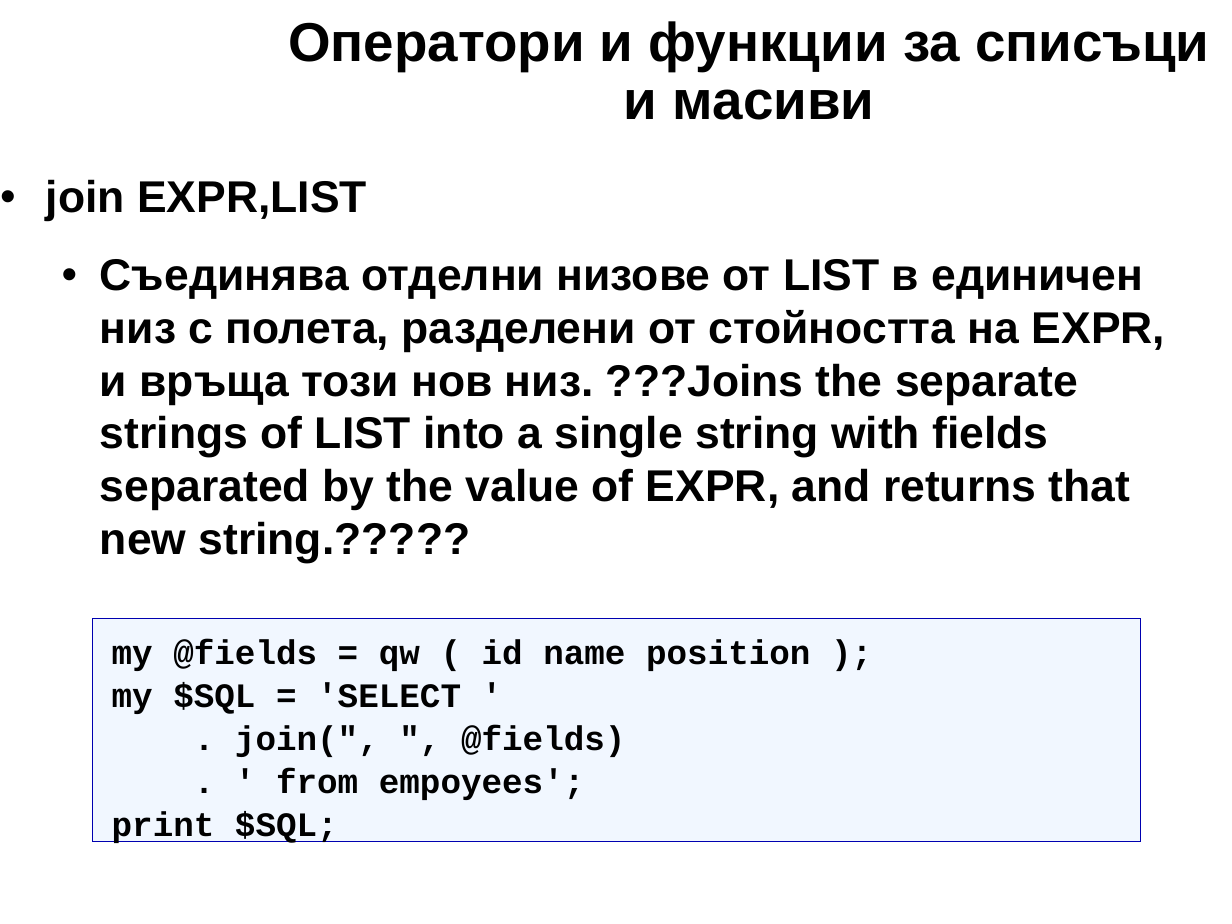
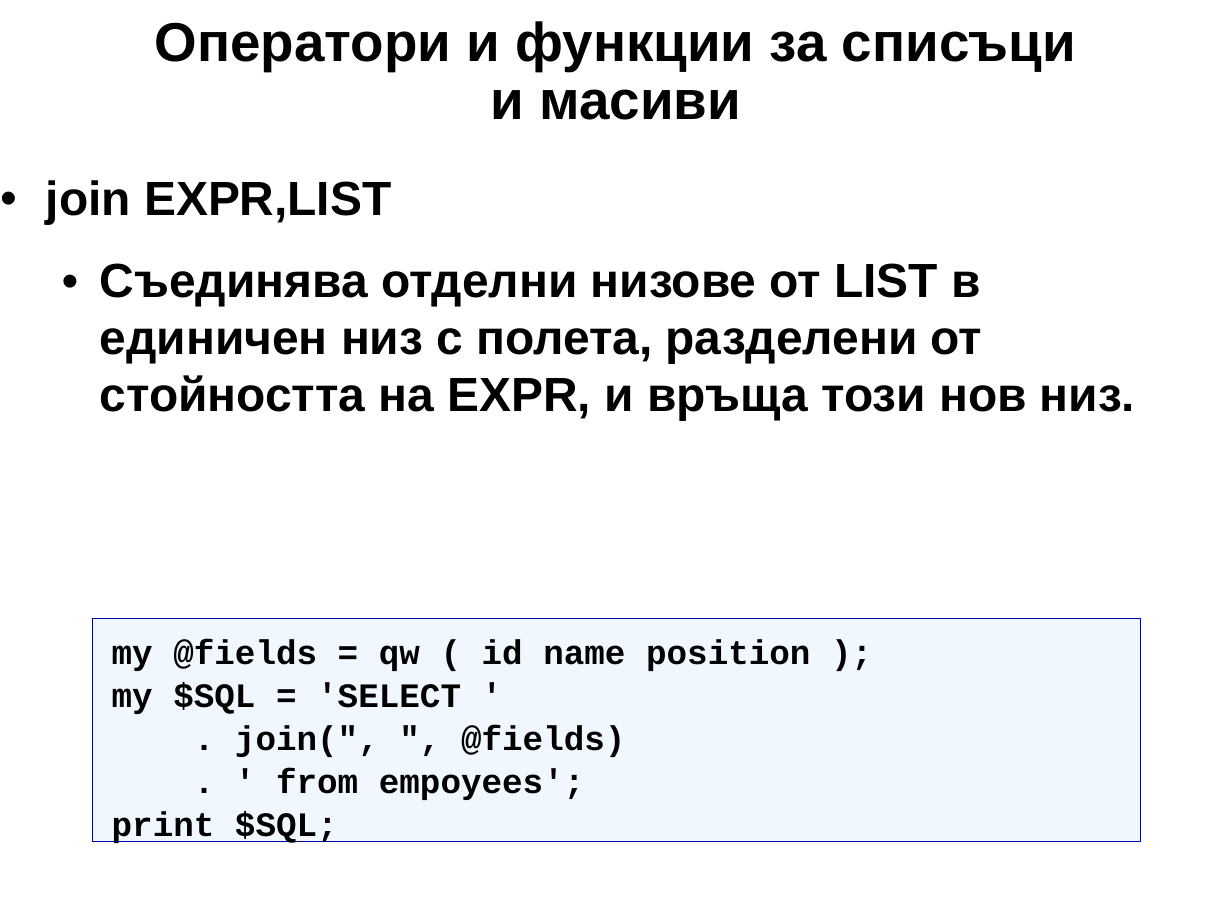
Before and after one commit to kberov/PerlProgrammingCourse, a slide deck: slide 18 of 03_list_and_arrays_bg.odp. Drawn at 1232x924 pixels with LibreOffice and Linux fonts; fonts in the diff are those of the drawing; background and template pictures are left out. Boxes give left, top, right and bottom in pixels: in the first picture for what was removed or moved away, otherwise in the second. Text is boxed around its words. In the diff, an @@ line names an element or a change of style, - is before the commit and + after.

Commit message:
списъци и масиви

```diff
--- a/03_list_and_arrays_bg.odp
+++ b/03_list_and_arrays_bg.odp
@@ title "Оператори и функции за списъци ...": place and size @@
-title "Оператори и функции за списъци ..." at (288, 21, 1209, 120)
+title "Оператори и функции за списъци ..." at (155, 21, 1076, 120)
@@ text at (46, 180, 391, 224): size 26 to 28 pt in "join EXPR,LIST" @@
@@ text at (100, 263, 1135, 420): text changed; size 26 to 28 pt @@
-  • Съединява отделни низове от LIST в единичен низ с полета, разделени от стойността на EXPR, и връща този нов низ. ???Joins the separate strings of LIST into a single string with fields separated by the value of EXPR, and returns that new string.?????
+  • Съединява отделни низове от LIST в единичен низ с полета, разделени от стойността на EXPR, и връща този нов низ.
```
Also in this commit, not shown: 25 other slides changed, 1 other file.
